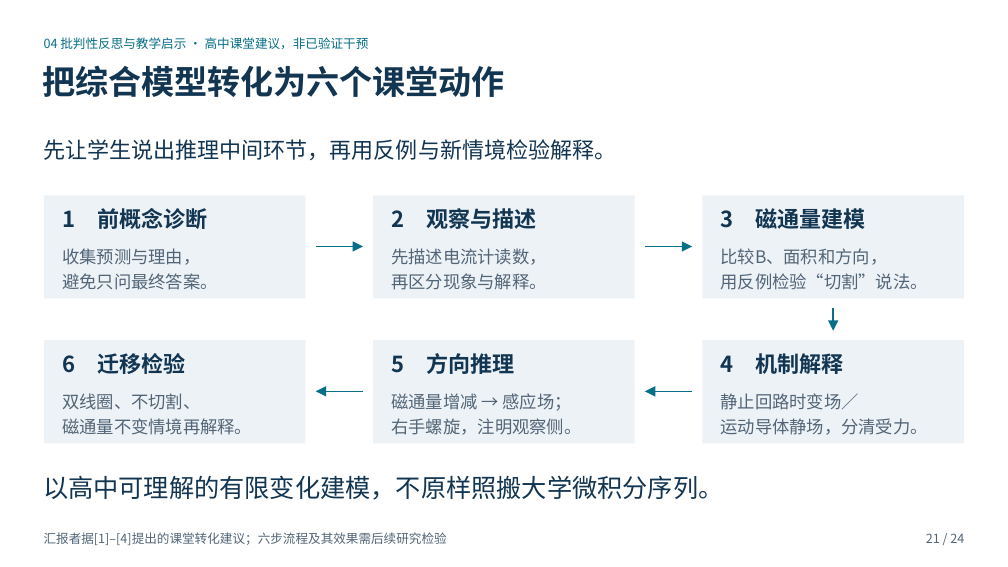
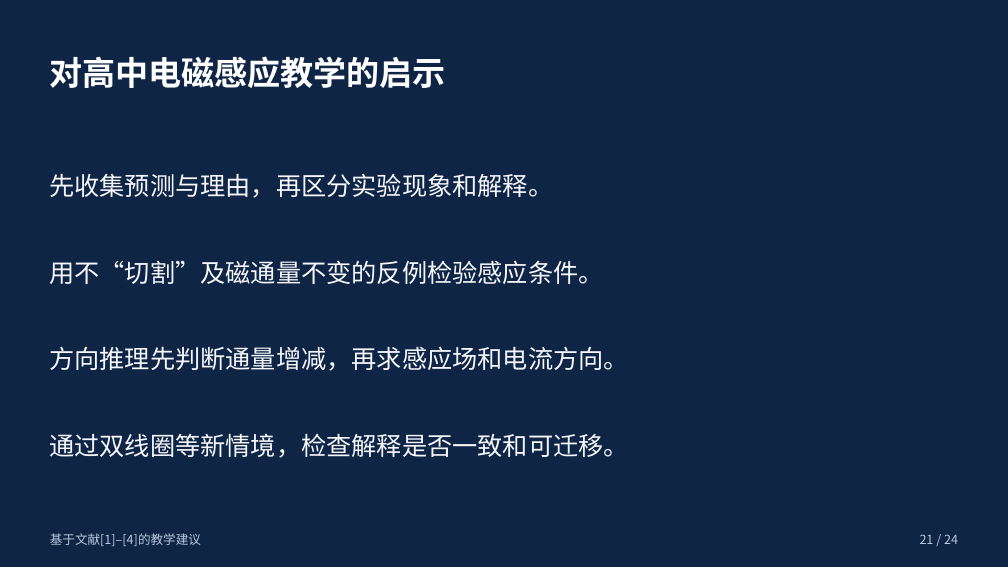
Before and after one commit to c1742/ppt-master, a slide deck: slide 21 of outputs/基础物理专题研究_四篇文献精读汇报.pptx. Drawn at 1008x567 pixels with LibreOffice and Linux fonts; fonts in the diff are those of the drawing. Boxes give left, top, right and bottom in pixels: in the first picture for what was removed or moved away, otherwise in the second. Text is boxed around its words. In the diff, an @@ line names an element or a change of style, - is before the commit and + after.

```diff
--- a/outputs/基础物理专题研究_四篇文献精读汇报.pptx
+++ b/outputs/基础物理专题研究_四篇文献精读汇报.pptx
@@ background #FFFFFF to #0E2546 @@
@@ text at (49,56,445,88): text changed; size 12 to 31.5 pt; text colour #076F87 to #FFFFFF; bold on @@
-04 批判性反思与教学启示 · 高中课堂建议，非已验证干预
+对高中电磁感应教学的启示
@@ text removed at (43,65,505,97) @@
-把综合模型转化为六个课堂动作
@@ text added at (49,173,553,198), 24 pt, text #F5F7FB @@
+先收集预测与理由，再区分实验现象和解释。
@@ text at (49,260,603,284): text changed; size 21 to 24 pt; text colour #123552 to #F5F7FB @@
-先让学生说出推理中间环节，再用反例与新情境检验解释。
+用不“切割”及磁通量不变的反例检验感应条件。
@@ text added at (49,346,629,371), 24 pt, text #F5F7FB @@
+方向推理先判断通量增减，再求感应场和电流方向。
@@ group removed at (44,195,964,443): 12 texts, 6 rectangles, 5 arrows @@
-1 前概念诊断
-2 观察与描述
-3 磁通量建模
-4 机制解释
-5 方向推理
-6 迁移检验
-收集预测与理由，
-避免只问最终答案。
-先描述电流计读数，
-再区分现象与解释。
-比较B、面积和方向，
-用反例检验“切割”说法。
-静止回路时变场／
-运动导体静场，分清受力。
-磁通量增减 → 感应场；
-右手螺旋，注明观察侧。
-双线圈、不切割、
-磁通量不变情境再解释。
@@ text added at (49,433,629,458), 24 pt, text #F5F7FB @@
+通过双线圈等新情境，检查解释是否一致和可迁移。
@@ text removed at (43,475,723,500) @@
-以高中可理解的有限变化建模，不原样照搬大学微积分序列。
@@ text removed at (44,532,447,545) @@
-汇报者据[1]–[4]提出的课堂转化建议；六步流程及其效果需后续研究检验
@@ text added at (50,533,201,546), 12 pt, text #BAC7DB @@
+基于文献[1]–[4]的教学建议
@@ text "21 / 24" at (920,534,958,544): text colour #526577 to #BAC7DB @@
```
Also in this commit, not shown: 18 other slides changed, 5 slides added, 5 slides removed, 2 other files.
